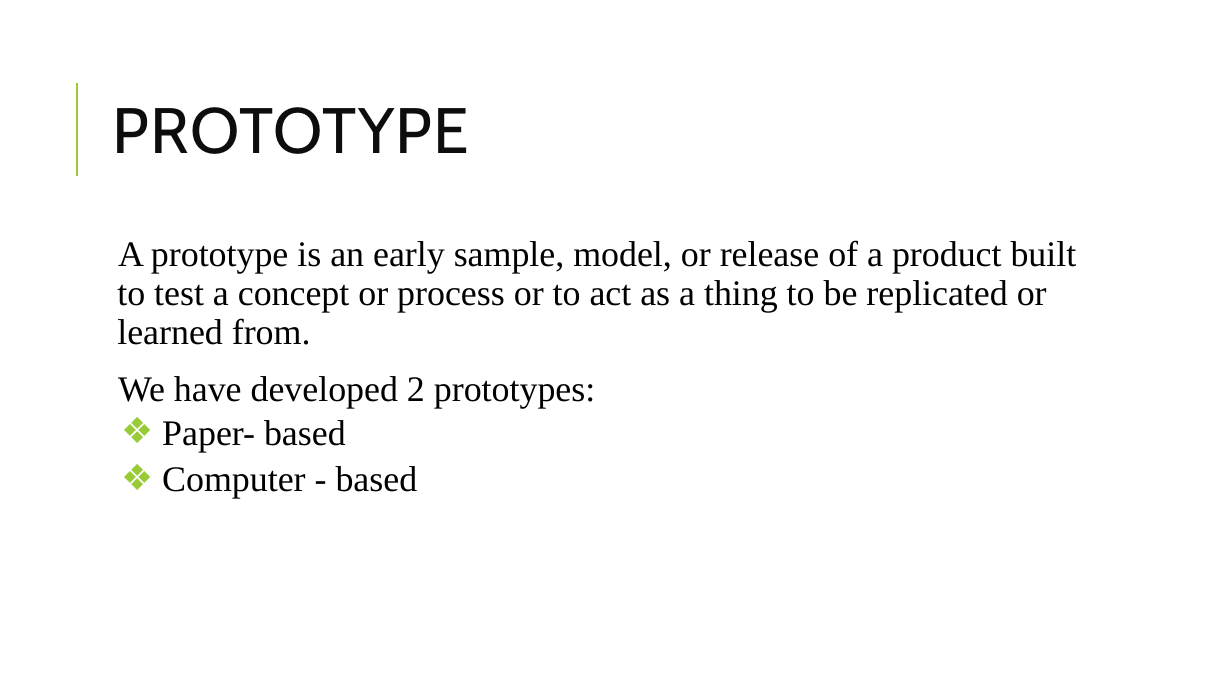
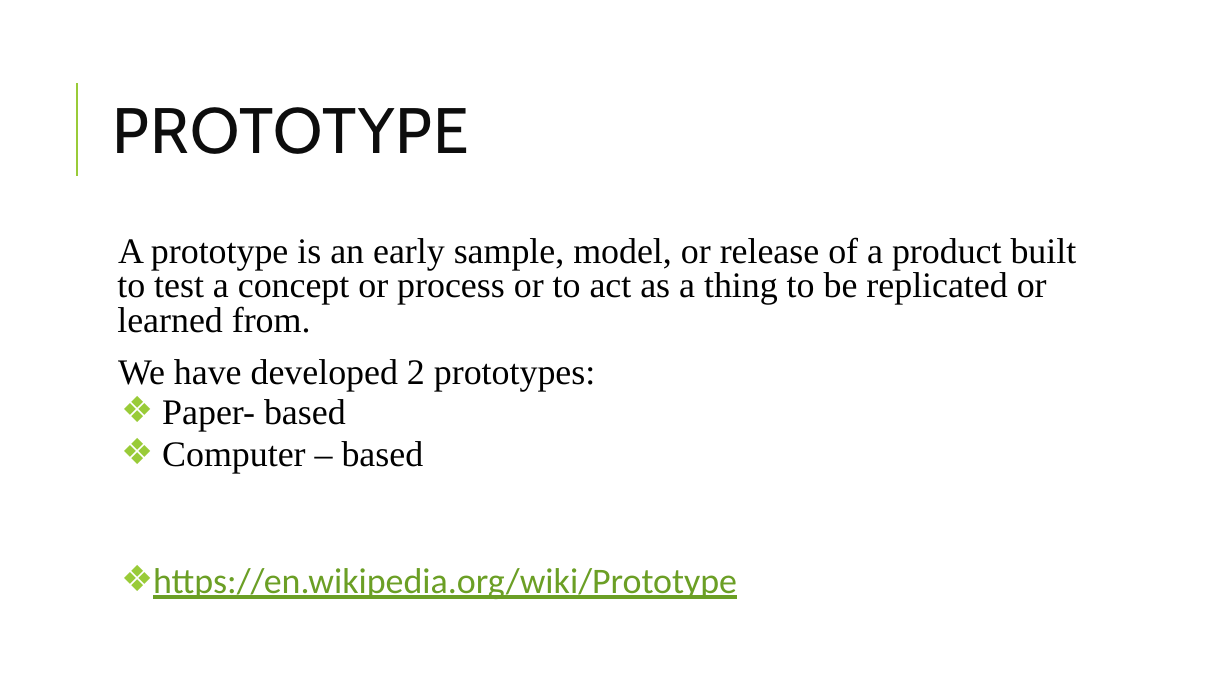
Before and after one commit to Satyavrath/rationbalancing, a slide deck: slide 6 of RationBalancing.pptx. Drawn at 1232x693 pixels with LibreOffice and Linux fonts; fonts in the diff are those of the drawing. Boxes give left, top, right and bottom in pixels: in the first picture for what was removed or moved away, otherwise in the second. Text is boxed around its words. In the diff, an @@ line names an element or a change of style, - is before the commit and + after.

```diff
--- a/RationBalancing.pptx
+++ b/RationBalancing.pptx
@@ text at (x1=117, y1=237, x2=1077, y2=431): line spacing 0.9 to 0.8 @@
@@ text at (x1=153, y1=441, x2=737, y2=599): text changed; font Times New Roman to Calibri; text colour #000000 to #6B9F25 @@
-  ❖ Computer - based
+  ❖ Computer – based
+  ❖ https://en.wikipedia.org/wiki/Prototype
```
Also in this commit, not shown: 4 other slides changed.
